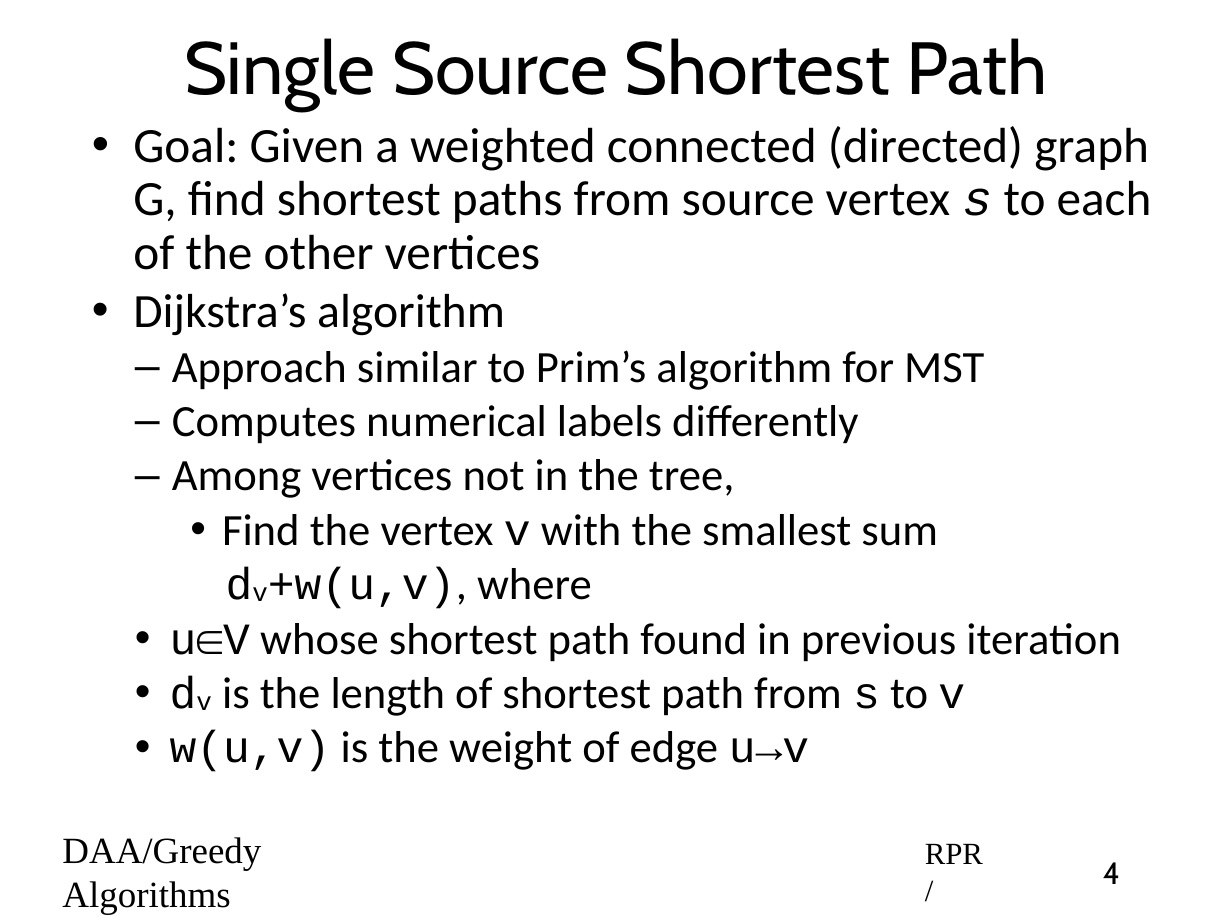
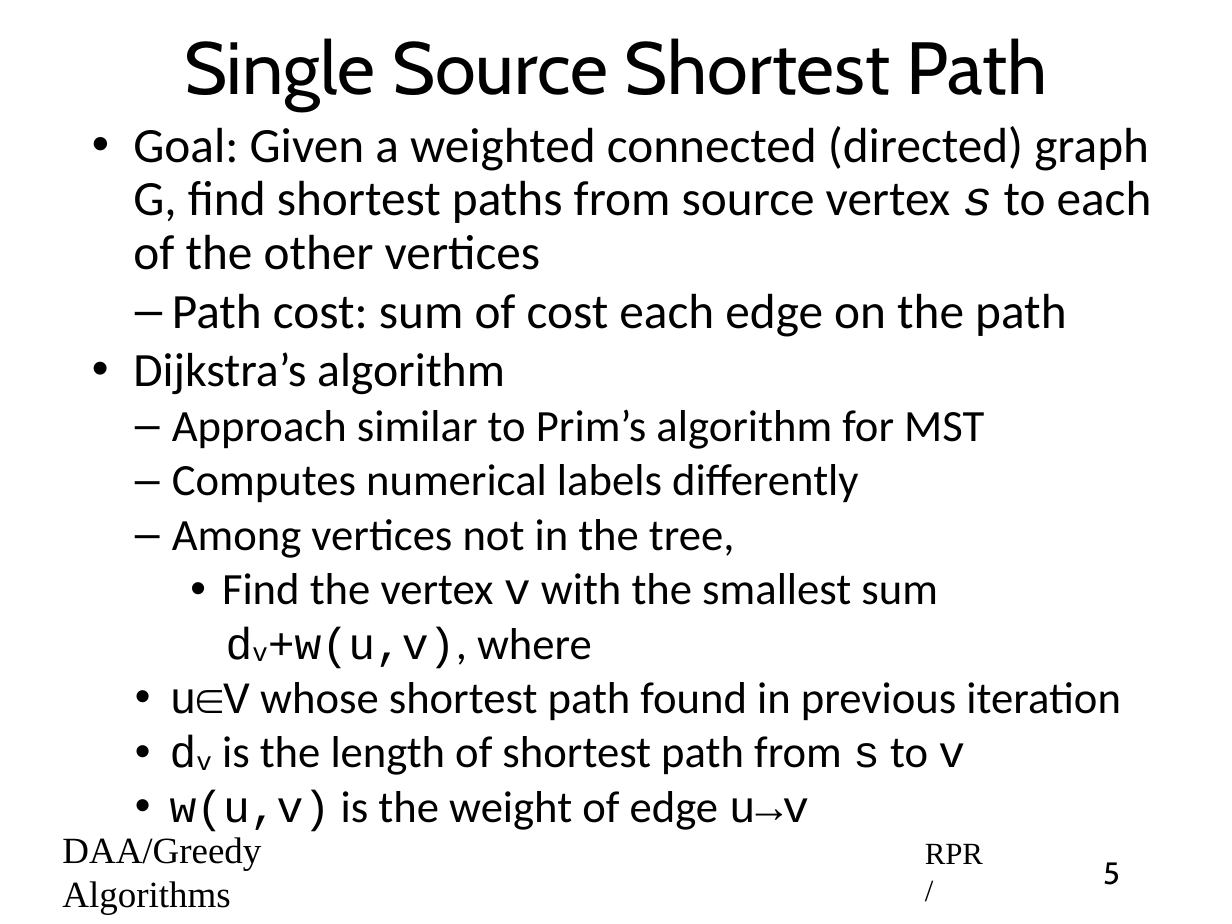
Before and after one commit to rprustagi/2019_20-Even-18CS42-DAA, a slide deck: slide 5 of Slides/2020-Even-DAA-L24-Greedy-Algo-SSSP-Dijkstra.pptx (slide 4 before the commit). Drawn at 1232x924 pixels with LibreOffice and Linux fonts; fonts in the diff are those of the drawing. Boxes give left, top, right and bottom in pixels: in the first picture for what was removed or moved away, otherwise in the second. Text is boxed around its words. In the diff, an @@ line names an element or a change of style, - is before the commit and + after.

```diff
--- a/Slides/2020-Even-DAA-L24-Greedy-Algo-SSSP-Dijkstra.pptx
+++ b/Slides/2020-Even-DAA-L24-Greedy-Algo-SSSP-Dijkstra.pptx
@@ text at [172,293,1066,337]: paragraph added @@
+  – Path cost: sum of cost each edge on the path
@@ page number at [1103,862,1120,885]: text changed @@
-4
+5
```
Also in this commit, not shown: 1 other slide changed, 1 slide added, 1 other file.
